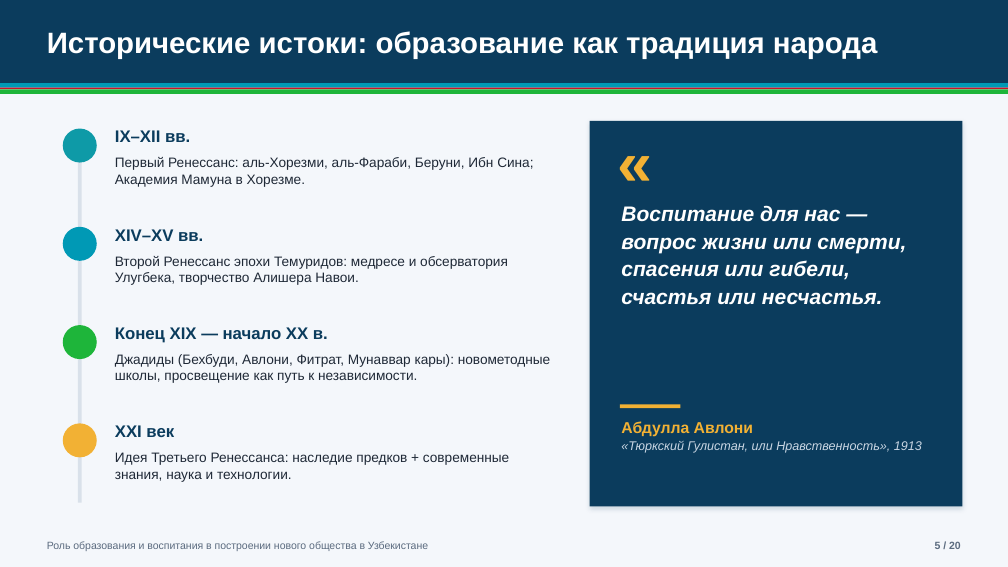
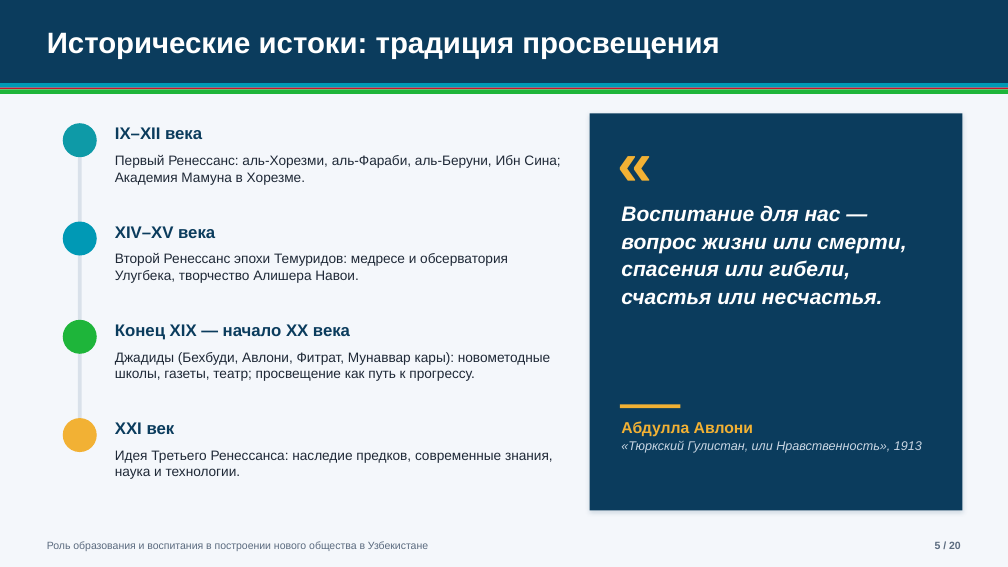
Before and after one commit to muhammadfayzboss-a11y/Prezentatsiyaga, a slide deck: slide 5 of Obrazovanie_i_vospitanie_Novyi_Uzbekistan.pptx. Drawn at 1008x567 pixels with LibreOffice and Linux fonts; fonts in the diff are those of the drawing. Boxes give left, top, right and bottom in pixels: in the first picture for what was removed or moved away, otherwise in the second. Text is boxed around its words. In the diff, an @@ line names an element or a change of style, - is before the commit and + after.

Commit message:
Replace presentation with corrected version
Old version removed. Fixed facts (Constitution art. 1 wording, outdated/unverified statistics replaced with sourced data), broken word and unsupported symbols, text overflow in narrow columns, unattributed quote; added sources and updated README.

```diff
--- a/Obrazovanie_i_vospitanie_Novyi_Uzbekistan.pptx
+++ b/Obrazovanie_i_vospitanie_Novyi_Uzbekistan.pptx
@@ text at box(47, 32, 720, 59): text changed @@
-Исторические истоки: образование как традиция народа
+Исторические истоки: традиция просвещения
@@ rectangle: place and size @@
-rectangle at box(590, 121, 963, 507)
+rectangle at box(590, 113, 963, 510)
@@ rectangle: place and size @@
-rectangle at box(78, 132, 82, 503)
+rectangle at box(78, 140, 82, 435)
@@ text at box(115, 127, 202, 139): text changed @@
-IX–XII вв.
+IX–XII века
@@ text at box(115, 155, 560, 185): text changed @@
-Первый Ренессанс: аль-Хорезми, аль-Фараби, Беруни, Ибн Сина; Академия Мамуна в Хорезме.
+Первый Ренессанс: аль-Хорезми, аль-Фараби, аль-Беруни, Ибн Сина; Академия Мамуна в Хорезме.
@@ text at box(115, 226, 215, 238): text changed @@
-XIV–XV вв.
+XIV–XV века
@@ 4 ellipses: place and size @@
-4 ellipses at box(63, 129, 97, 457)
+4 ellipses at box(63, 123, 97, 452)
@@ text at box(115, 324, 350, 340): text changed @@
-Конец XIX — начало XX в.
+Конец XIX — начало XX века
@@ text at box(115, 352, 550, 381): text changed @@
-Джадиды (Бехбуди, Авлони, Фитрат, Мунаввар кары): новометодные школы, просвещение как путь к независимости.
+Джадиды (Бехбуди, Авлони, Фитрат, Мунаввар кары): новометодные школы, газеты, театр; просвещение как путь к прогрессу.
@@ text at box(115, 450, 553, 479): text changed @@
-Идея Третьего Ренессанса: наследие предков + современные знания, наука и технологии.
+Идея Третьего Ренессанса: наследие предков, современные знания, наука и технологии.
```
Also in this commit, not shown: 17 other slides changed, 1 slide added, 1 slide removed, 1 other file.
